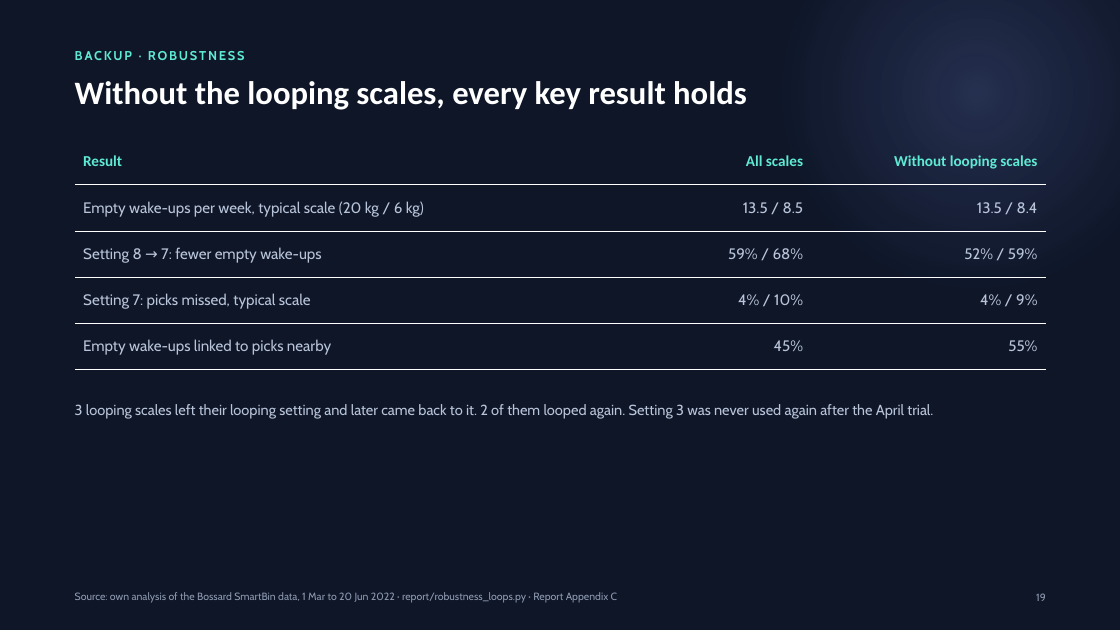
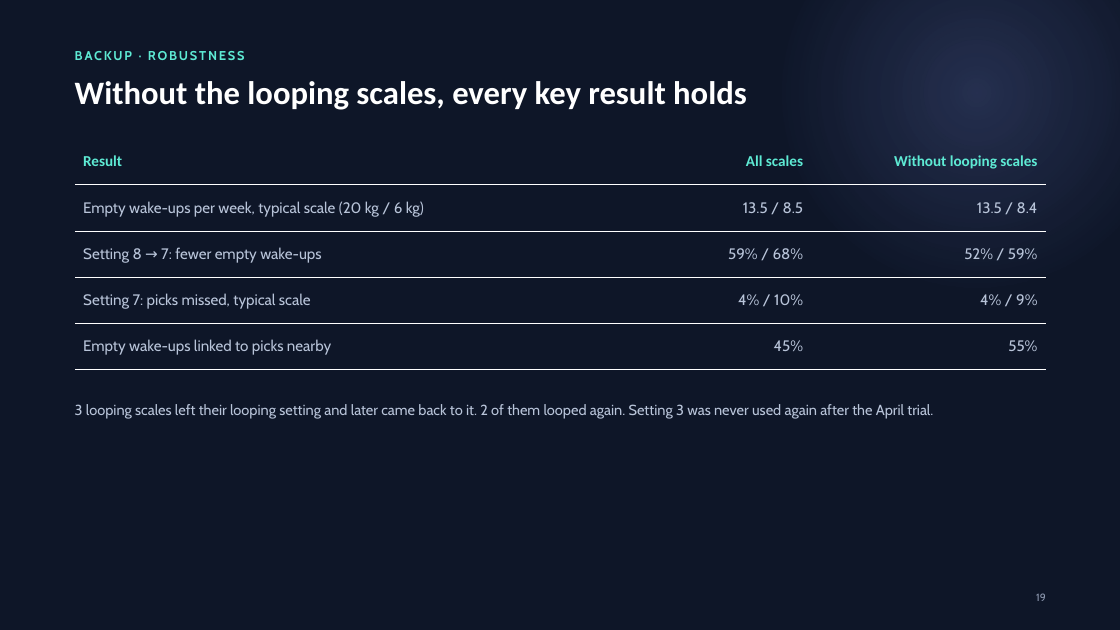
Before and after one commit to erenalpckroglu/smartbin-sensor-optimization, a slide deck: slide 19 of presentation/SmartBin – presentation.pptx. Drawn at 1120x630 pixels with LibreOffice and Linux fonts; fonts in the diff are those of the drawing. Boxes give left, top, right and bottom in pixels: in the first picture for what was removed or moved away, otherwise in the second. Text is boxed around its words. In the diff, an @@ line names an element or a change of style, - is before the commit and + after.

```diff
--- a/presentation/SmartBin – presentation.pptx
+++ b/presentation/SmartBin – presentation.pptx
@@ text removed at [75,592,617,603] @@
-Source: own analysis of the Bossard SmartBin data, 1 Mar to 20 Jun 2022 · report/robustness_loops.py · Report Appendix C
```
Also in this commit, not shown: 19 other slides changed, 1 other file.
